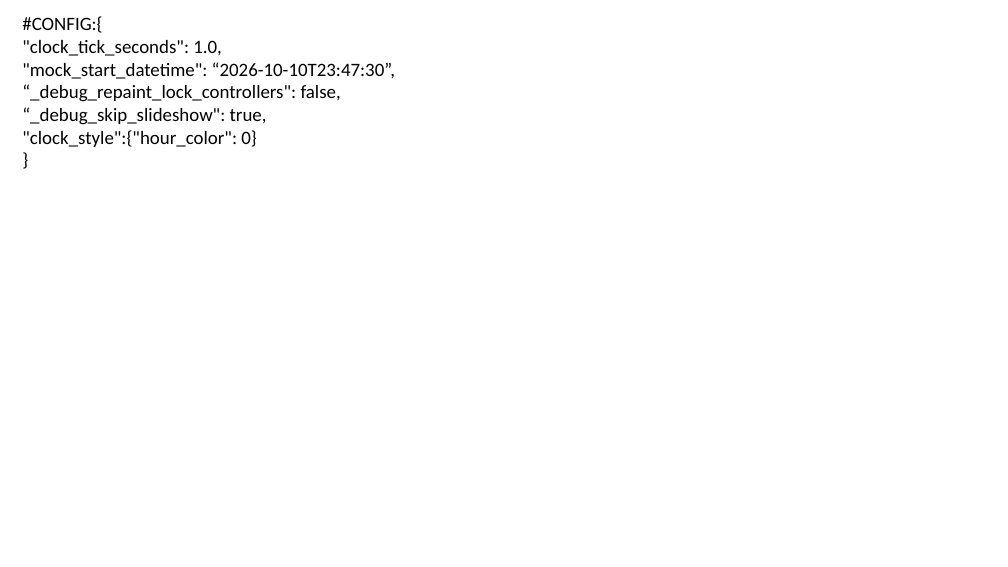
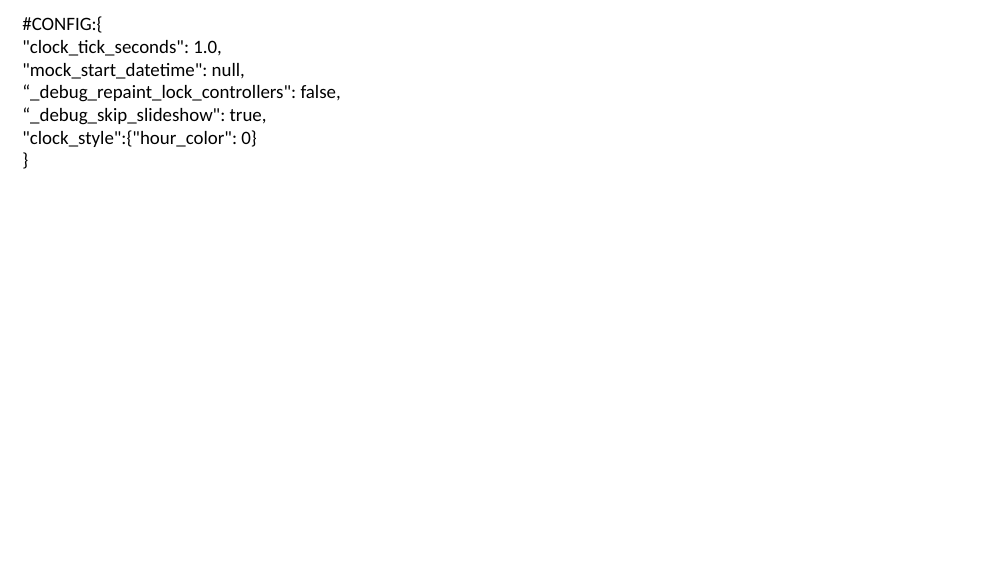
Before and after one commit to diaphone0/shul-luah, a slide deck: slide 1 of luah.pptx. Drawn at 1008x567 pixels with LibreOffice and Linux fonts; fonts in the diff are those of the drawing. Boxes give left, top, right and bottom in pixels: in the first picture for what was removed or moved away, otherwise in the second. Text is boxed around its words. In the diff, an @@ line names an element or a change of style, - is before the commit and + after.

```diff
--- a/luah.pptx
+++ b/luah.pptx
@@ text at [22, 63, 245, 79]: text changed @@
-"mock_start_datetime": “2026-10-10T23:47:30”,
+"mock_start_datetime": null,
```
Also in this commit, not shown: 1 other slide changed, 2 other files.
